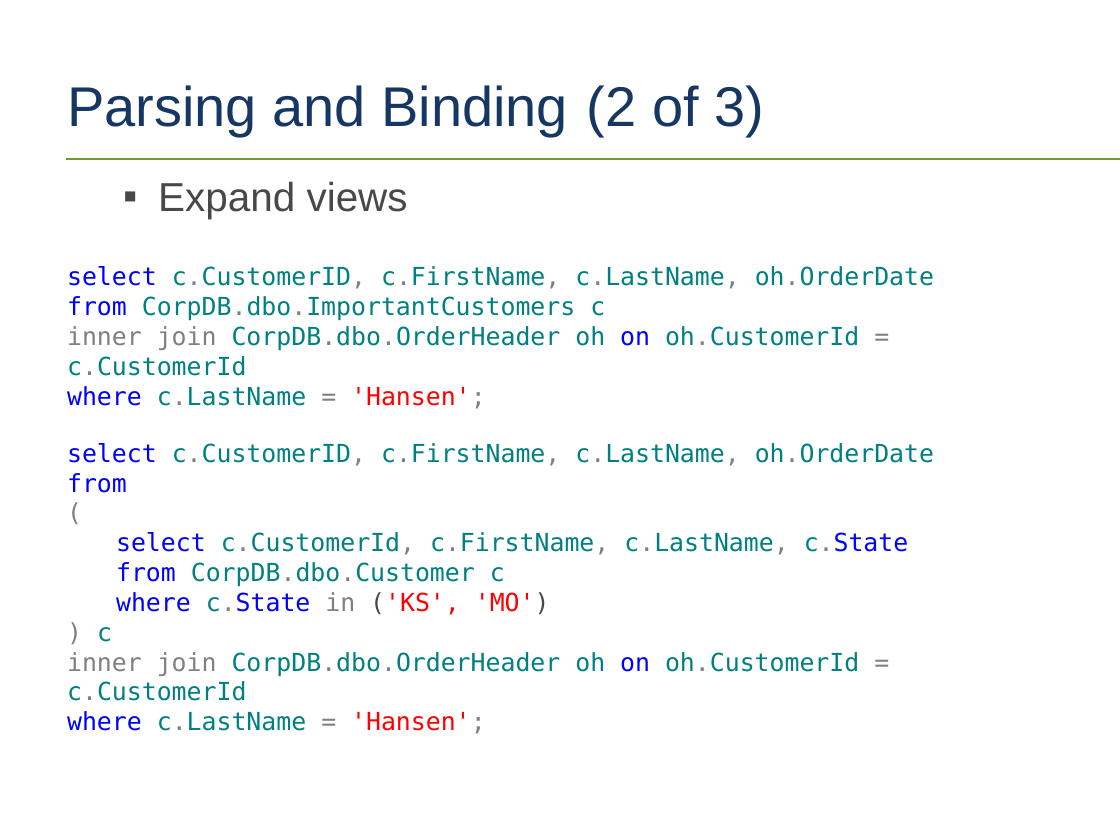
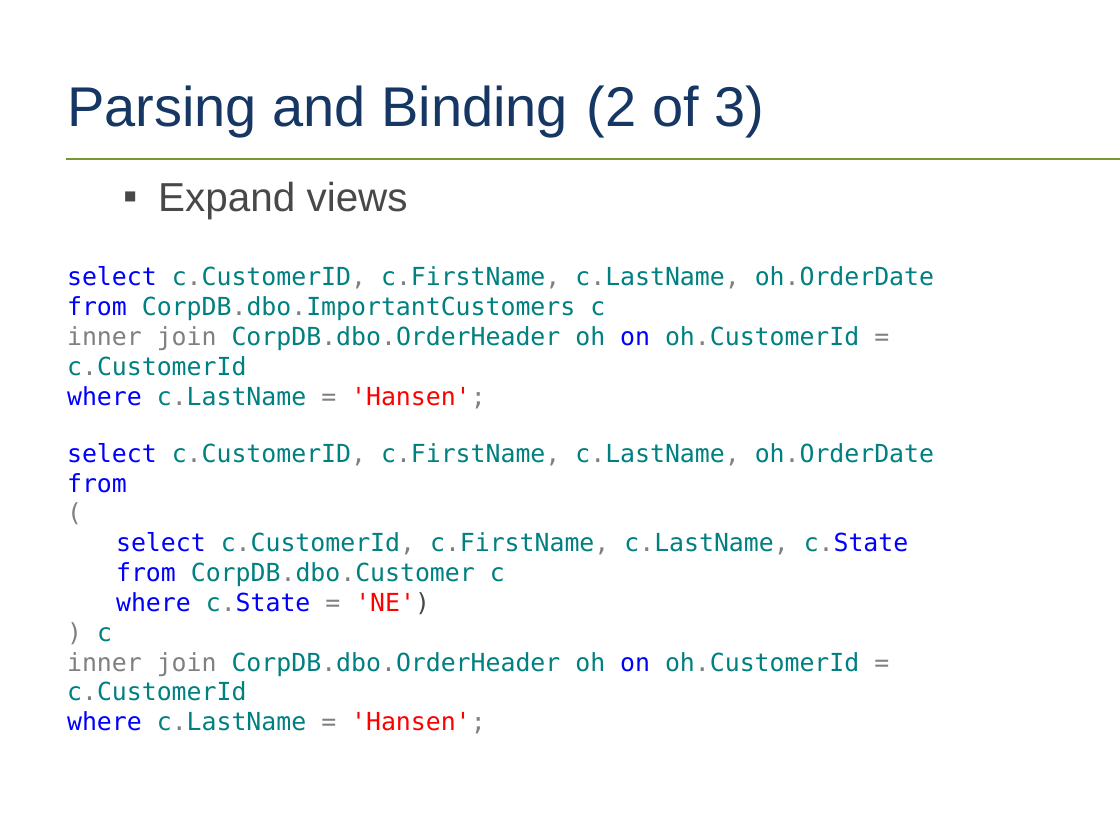
Before and after one commit to tf3604/OptimizerPresentation, a slide deck: slide 26 of Optimizer.pptx. Drawn at 1120x840 pixels with LibreOffice and Linux fonts; fonts in the diff are those of the drawing; background and template pictures are left out. Boxes give left, top, right and bottom in pixels: in the first picture for what was removed or moved away, otherwise in the second. Text is boxed around its words. In the diff, an @@ line names an element or a change of style, - is before the commit and + after.

Commit message:
Updated presentation for NE.

```diff
--- a/Optimizer.pptx
+++ b/Optimizer.pptx
@@ text at [116, 592, 430, 615]: text changed @@
-  where c.State in ('KS', 'MO')
+  where c.State = 'NE')
```
Also in this commit, not shown: 14 other slides changed, 1 other file.
